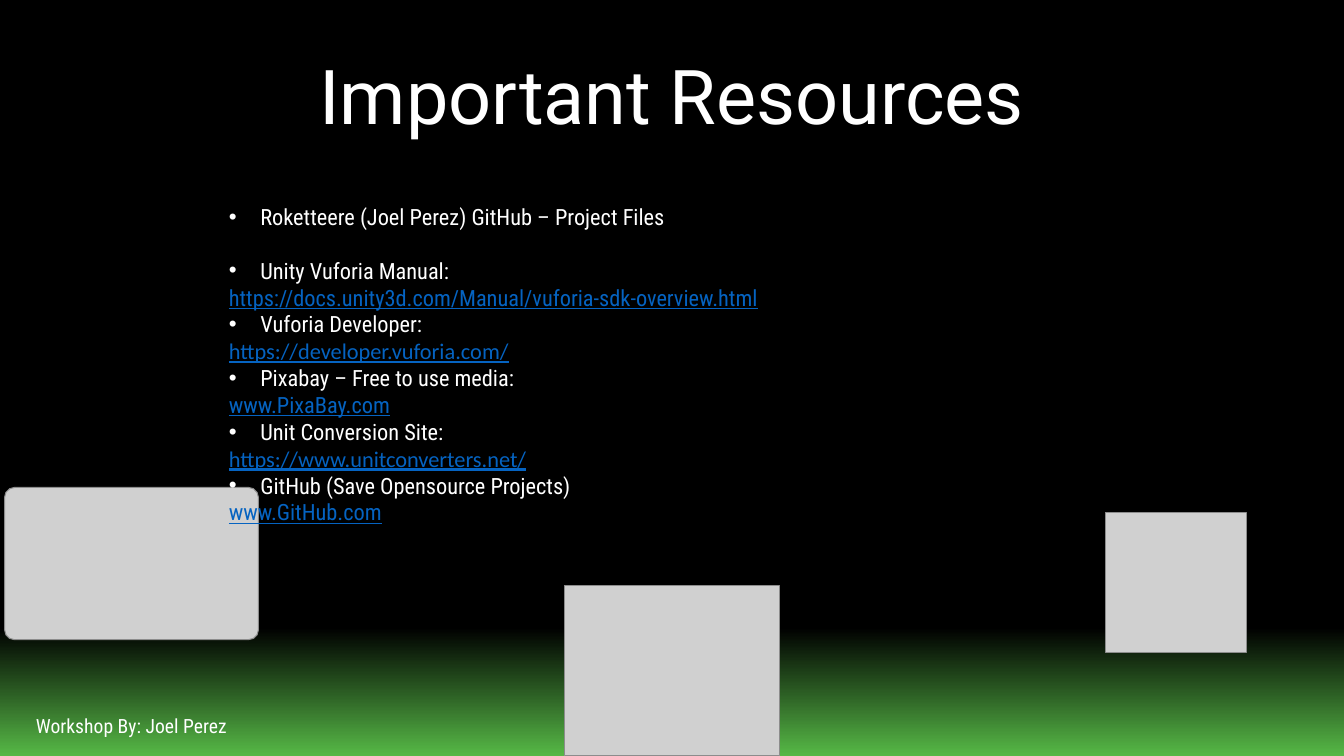
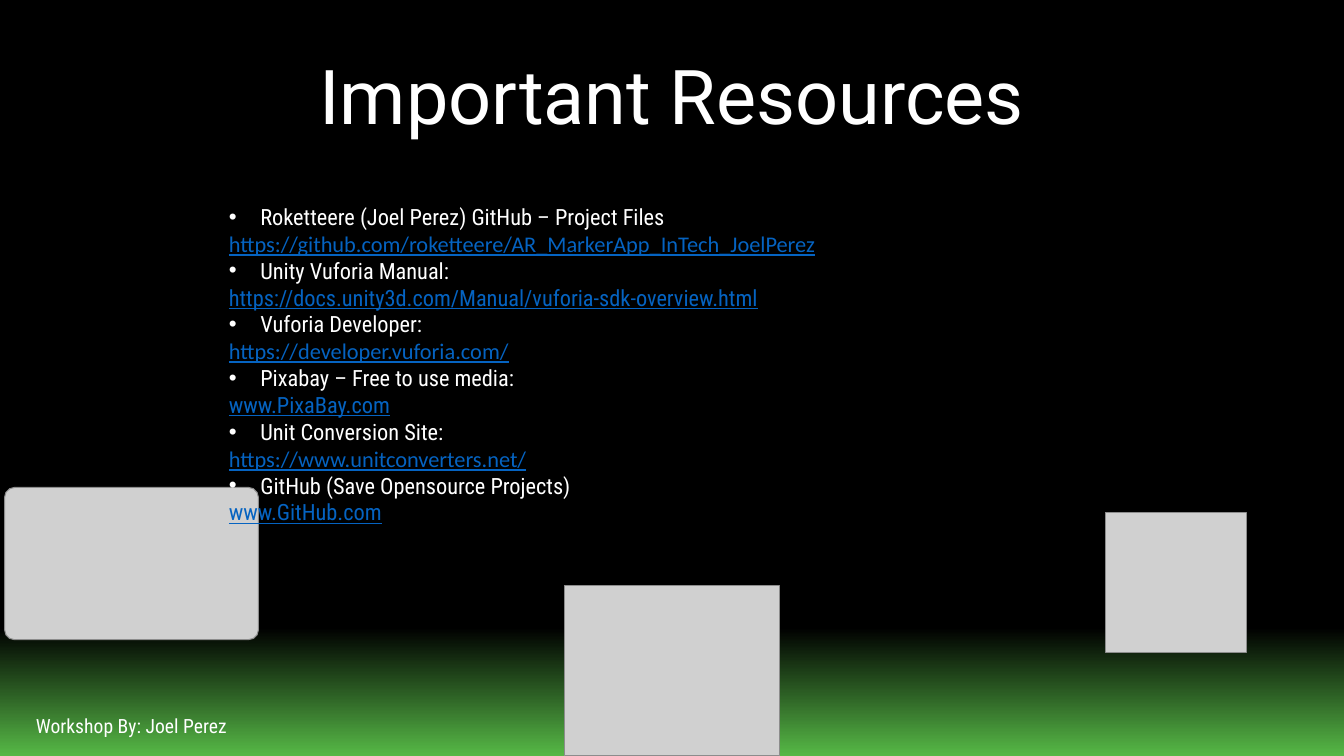
Before and after one commit to roketteere/AR_MarkerApp_InTech_JoelPerez, a slide deck: slide 21 of PowerPoint Presentation/Unity_Vuforia_Workshop_JoelPerez.pptx. Drawn at 1344x756 pixels with LibreOffice and Linux fonts; fonts in the diff are those of the drawing; grey boxes stand for pictures. Boxes give left, top, right and bottom in pixels: in the first picture for what was removed or moved away, otherwise in the second. Text is boxed around its words. In the diff, an @@ line names an element or a change of style, - is before the commit and + after.

```diff
--- a/PowerPoint Presentation/Unity_Vuforia_Workshop_JoelPerez.pptx
+++ b/PowerPoint Presentation/Unity_Vuforia_Workshop_JoelPerez.pptx
@@ text at (229, 236, 815, 256): paragraph added @@
+https://github.com/roketteere/AR_MarkerApp_InTech_JoelPerez
```
